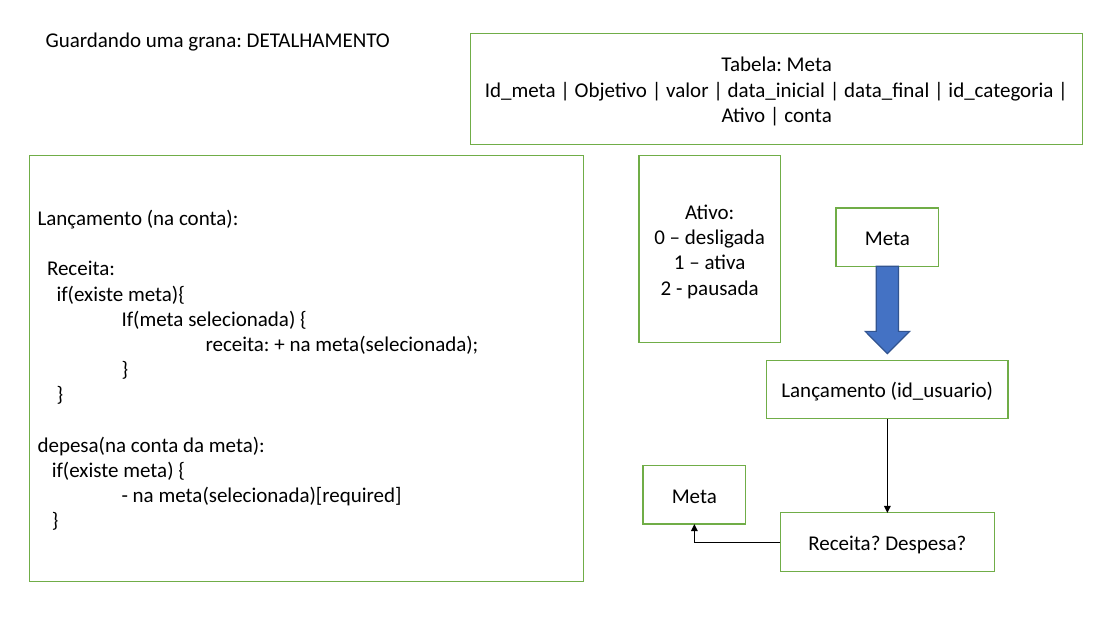
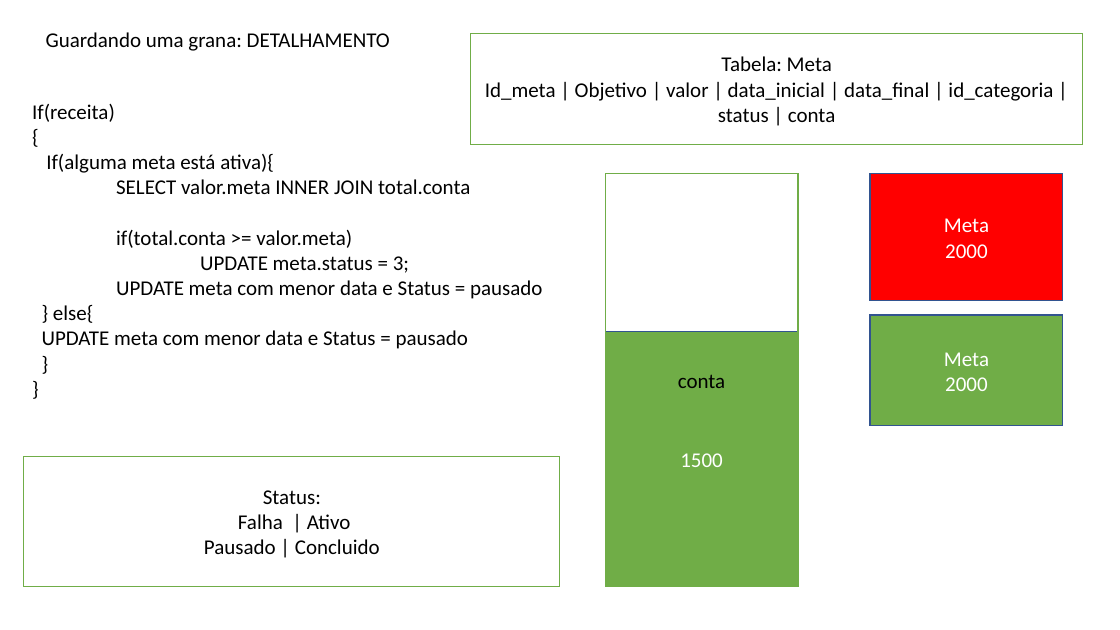
Before and after one commit to MateusRamos/Class_Countpay, a slide deck: slide 2 of ARQUIVOS DE ORGANIZAÇÃO/sdsdasd.pptx. Drawn at 1120x630 pixels with LibreOffice and Linux fonts; fonts in the diff are those of the drawing. Boxes give left, top, right and bottom in pixels: in the first picture for what was removed or moved away, otherwise in the second. Text is boxed around its words. In the diff, an @@ line names an element or a change of style, - is before the commit and + after.

Commit message:
Metas 3/...
Criação de metas, analise e inserção;
Fazer aplicação de lançamentos em contas .

```diff
--- a/ARQUIVOS DE ORGANIZAÇÃO/sdsdasd.pptx
+++ b/ARQUIVOS DE ORGANIZAÇÃO/sdsdasd.pptx
@@ text in rectangle at (x1=485, y1=82, x2=1053, y2=122): text changed @@
-Id_meta | Objetivo | valor | data_inicial | data_final | id_categoria | Ativo | conta
+Id_meta | Objetivo | valor | data_inicial | data_final | id_categoria | status | conta
@@ text added at (x1=32, y1=104, x2=542, y2=349), 18 pt, text #000000 @@
+If(receita)
+{
+If(alguma meta está ativa){
+SELECT valor.meta INNER JOIN total.conta
+if(total.conta >= valor.meta)
+UPDATE meta.status = 3;
+UPDATE meta com menor data e Status = pausado
+} else{
+UPDATE meta com menor data e Status = pausado
+}
+}
@@ rectangle removed at (x1=29, y1=155, x2=584, y2=581) @@
-Lançamento (na conta):
-Receita:
-if(existe meta){
-If(meta selecionada) {
-receita: + na meta(selecionada);
-}
-}
-depesa(na conta da meta):
-if(existe meta) {
-- na meta(selecionada)[required]
-}
@@ rectangle added at (x1=605, y1=173, x2=798, y2=586), outline #70AD47 1 pt, 18 pt, text #000000 @@
+conta
@@ rectangle removed at (x1=639, y1=155, x2=781, y2=343) @@
-Ativo:
-0 – desligada
-1 – ativa
-2 - pausada
@@ rectangle "Meta" resized from (x1=836, y1=208, x2=939, y2=266) to (x1=870, y1=173, x2=1064, y2=301) @@
@@ rectangle "Meta" at (x1=870, y1=173, x2=1064, y2=301): fill #FFFFFF to #FF0000; outline #70AD47 1 pt to #325491 1 pt @@
@@ text in rectangle at (x1=944, y1=218, x2=989, y2=232): text colour #000000 to #FFFFFF in "Meta" @@
@@ down arrow removed at (x1=865, y1=266, x2=910, y2=354) @@
@@ text in rectangle at (x1=945, y1=244, x2=988, y2=258): paragraph added @@
+2000
@@ rectangle "Meta" resized from (x1=644, y1=466, x2=746, y2=524) to (x1=870, y1=315, x2=1064, y2=426) @@
@@ rectangle "Meta" at (x1=870, y1=315, x2=1064, y2=426): fill #FFFFFF to #70AD47; outline #70AD47 1 pt to #325491 1 pt @@
@@ rectangle added at (x1=605, y1=332, x2=798, y2=586), fill #70AD47, outline #325491 1 pt, 18 pt, text #FFFFFF @@
+1500
@@ text in rectangle at (x1=944, y1=352, x2=989, y2=366): text colour #000000 to #FFFFFF in "Meta" @@
@@ rectangle removed at (x1=767, y1=360, x2=1008, y2=418) @@
-Lançamento (id_usuario)
@@ text in rectangle at (x1=945, y1=377, x2=988, y2=391): paragraph added @@
+2000
@@ arrow removed from (887, 418) to (887, 513) @@
@@ rectangle added at (x1=24, y1=456, x2=560, y2=586), outline #70AD47 1 pt, 18 pt, text #000000 @@
+Status:
+Falha | Ativo
+Pausado | Concluido
@@ elbow arrow removed from (781, 542) to (695, 524) @@
@@ rectangle removed at (x1=781, y1=513, x2=995, y2=571) @@
-Receita? Despesa?
```
Also in this commit, not shown: 1 other slide changed, 10 other files.
